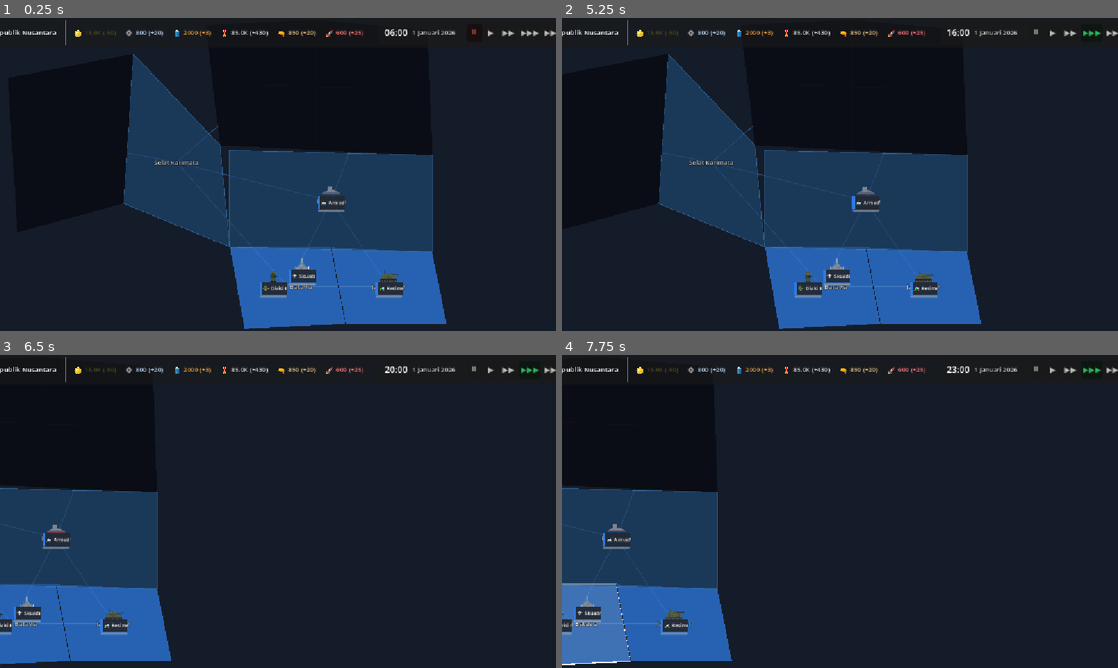
Above: before the commit, frames 1-4 (two rows, left to right).
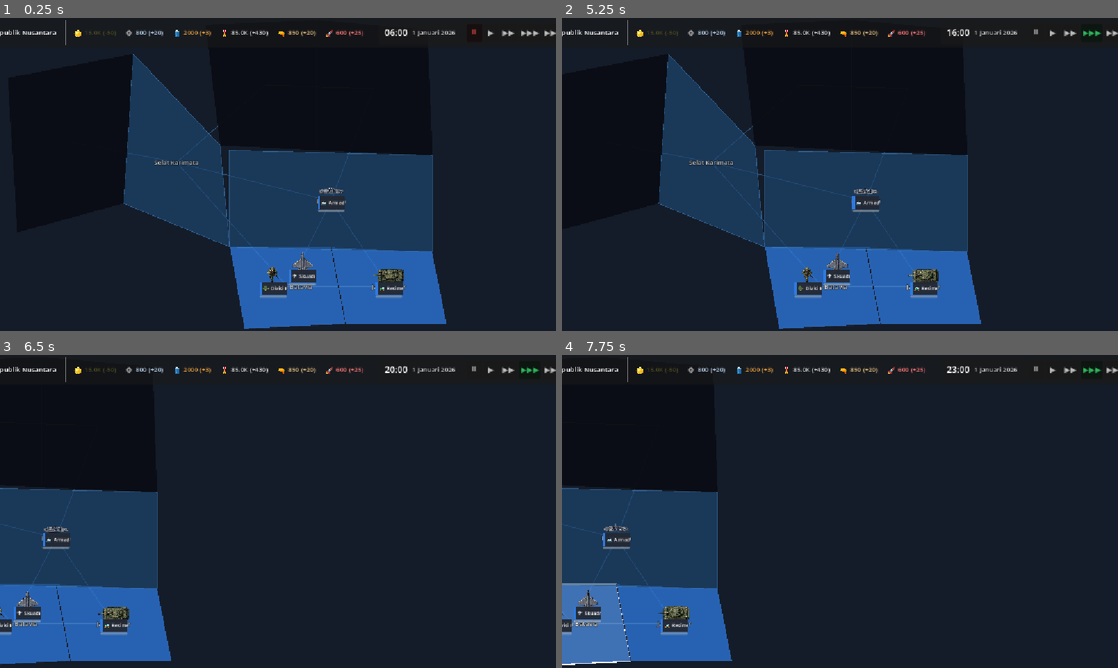
Above: after the commit, the same moments.

Repository: imismaindra/true-nation
Game: Godot game, scene res://src/main.tscn
The game is run twice, just before and just after one commit, with the same random seed, the same clock (stepped at 60 frames per second) and the same inputs.
Inputs (mouse positions are in pixels of both pictures, inside the frame that each line leads up to):
- Up to frame 1 (0.25 s): no input
- Up to frame 2 (5.25 s): click "⏸" at 0.5 s; click "▶" at 1.25 s; click "▶▶" at 2 s; click "▶▶▶" at 2.75 s; tap Enter at 3.5 s; drag from (1012, 174) to (834, 284) at 3.52 s; drag from (1012, 174) to (834, 284) at 4.27 s; move the mouse to (1012, 174) at 5.02 s; hold D from 5.03 s (still down); tap 3 at 5.1 s; click (1012, 174) at 5.17 s
- Up to frame 3 (6.5 s): release D at 5.75 s; drag from (255, 511) to (194, 621) at 5.77 s
- Up to frame 4 (7.75 s): drag from (739, 511) to (589, 608) at 6.52 s; drag from (734, 511) to (589, 608) at 7.27 s

The runs differ from the first frame. In frame 1, 0.4% of the frame differs, in the area x 48-73%, y 53-85%; in frame 2, 0.4%, in the area x 43-68%, y 54-85%; in frame 3, 0.3%; in frame 4, 0.4%.

Commit message:
feat(graphics): integrate 28 clean top-down modern military unit sprites from Modern Military Unit Sprite Sheet

Diff:
--- a/src/military/unit.gd
+++ b/src/military/unit.gd
@@ -63,17 +63,62 @@
 	if unit_sprite == null or unit_data == null:
 		return
 
+	if unit_data.sprite_top_down != null:
+		unit_sprite.texture = unit_data.sprite_top_down
+		return
+
 	var tex_path = ""
-	match unit_data.domain:
-		UnitData.Domain.LAND:
-			if unit_data.hard_attack > 10.0:
-				tex_path = "res://assets/sprites/units/army/tank.png"
-			else:
-				tex_path = "res://assets/sprites/units/army/infantry.png"
-		UnitData.Domain.SEA:
+	match unit_data.unit_type:
+		UnitData.UnitType.RIFLEMAN:
+			tex_path = "res://assets/sprites/units/army/infantry_rifleman.png"
+		UnitData.UnitType.SNIPER:
+			tex_path = "res://assets/sprites/units/army/infantry_sniper.png"
+		UnitData.UnitType.MEDIC:
+			tex_path = "res://assets/sprites/units/army/infantry_medic.png"
+		UnitData.UnitType.ENGINEER:
+			tex_path = "res://assets/sprites/units/army/infantry_engineer.png"
+		UnitData.UnitType.AT_SPECIALIST:
+			tex_path = "res://assets/sprites/units/army/infantry_at.png"
+		UnitData.UnitType.MAIN_BATTLE_TANK:
+			tex_path = "res://assets/sprites/units/army/tank_mbt.png"
+		UnitData.UnitType.LIGHT_TANK, UnitData.UnitType.MEDIUM_TANK:
+			tex_path = "res://assets/sprites/units/army/tank_light.png"
+		UnitData.UnitType.IFV:
+			tex_path = "res://assets/sprites/units/army/tank_ifv.png"
+		UnitData.UnitType.APC:
+			tex_path = "res://assets/sprites/units/army/tank_apc.png"
+		UnitData.UnitType.ARTILLERY_SP:
+			tex_path = "res://assets/sprites/units/army/tank_artillery.png"
+		UnitData.UnitType.FIGHTER_JET:
+			tex_path = "res://assets/sprites/units/air/fighter_jet.png"
+		UnitData.UnitType.MULTIROLE_FIGHTER:
+			tex_path = "res://assets/sprites/units/air/fighter_multirole.png"
+		UnitData.UnitType.ATTACK_AIRCRAFT:
+			tex_path = "res://assets/sprites/units/air/aircraft_attack.png"
+		UnitData.UnitType.TRANSPORT_AIRCRAFT:
+			tex_path = "res://assets/sprites/units/air/aircraft_transport.png"
+		UnitData.UnitType.HELICOPTER:
+			tex_path = "res://assets/sprites/units/air/helicopter.png"
+		UnitData.UnitType.DRONE_UAV:
+			tex_path = "res://assets/sprites/units/air/drone_uav.png"
+		UnitData.UnitType.CORVETTE:
+			tex_path = "res://assets/sprites/units/navy/corvette.png"
+		UnitData.UnitType.FRIGATE:
 			tex_path = "res://assets/sprites/units/navy/frigate.png"
-		UnitData.Domain.AIR:
-			tex_path = "res://assets/sprites/units/air/fighter.png"
+		UnitData.UnitType.DESTROYER:
+			tex_path = "res://assets/sprites/units/navy/destroyer.png"
+		UnitData.UnitType.LANDING_SHIP_DOCK:
+			tex_path = "res://assets/sprites/units/navy/landing_ship.png"
+		UnitData.UnitType.AIRCRAFT_CARRIER:
+			tex_path = "res://assets/sprites/units/navy/aircraft_carrier.png"
+		_:
+			match unit_data.domain:
+				UnitData.Domain.LAND:
+					tex_path = "res://assets/sprites/units/army/tank.png" if unit_data.hard_attack > 10.0 else "res://assets/sprites/units/army/infantry.png"
+				UnitData.Domain.SEA:
+					tex_path = "res://assets/sprites/units/navy/frigate.png"
+				UnitData.Domain.AIR:
+					tex_path = "res://assets/sprites/units/air/fighter.png"
 
 	if tex_path != "" and ResourceLoader.exists(tex_path):
 		unit_sprite.texture = load(tex_path)
@@ -81,7 +126,7 @@
 func _process(delta: float) -> void:
 	# Animasi mengapung halus untuk sprite kendaraan
 	if unit_sprite != null and unit_sprite.texture != null:
-		unit_sprite.position.y = -20.0 + sin(Time.get_ticks_msec() * 0.0035) * 1.5
+		unit_sprite.position.y = -22.0 + sin(Time.get_ticks_msec() * 0.0035) * 1.5
 
 	# Interpolasi posisi visual secara halus saat sedang bergerak
 	if is_moving and target_province != null:
--- a/src/military/unit.tscn
+++ b/src/military/unit.tscn
@@ -19,8 +19,8 @@
 [node name="Visual" type="Node2D" parent="."]
 
 [node name="UnitSprite" type="Sprite2D" parent="Visual"]
-position = Vector2(0, -20)
-scale = Vector2(0.9, 0.9)
+position = Vector2(0, -22)
+scale = Vector2(0.28, 0.28)
 
 [node name="SelectionRing" type="Line2D" parent="Visual"]
 visible = false
Binary file added: Modern Military Unit Sprite Sheet.png
Not shown, added: Modern Military Unit Sprite Sheet.png.import
Binary file added: assets/sprites/units/air/aircraft_aew.png
Not shown, added: assets/sprites/units/air/aircraft_aew.png.import
Binary file added: assets/sprites/units/air/aircraft_attack.png
Not shown, added: assets/sprites/units/air/aircraft_attack.png.import
Binary file added: assets/sprites/units/air/aircraft_transport.png
Not shown, added: assets/sprites/units/air/aircraft_transport.png.import
Binary file added: assets/sprites/units/air/drone_uav.png
Not shown, added: assets/sprites/units/air/drone_uav.png.import
Binary file changed: assets/sprites/units/air/fighter.png
Binary file added: assets/sprites/units/air/fighter_jet.png
(and 49 more such lines)
